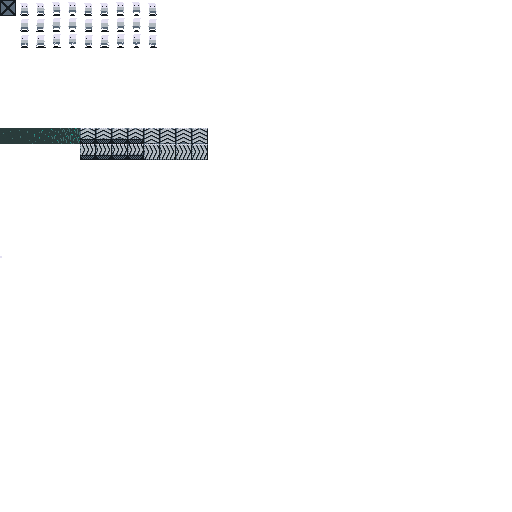
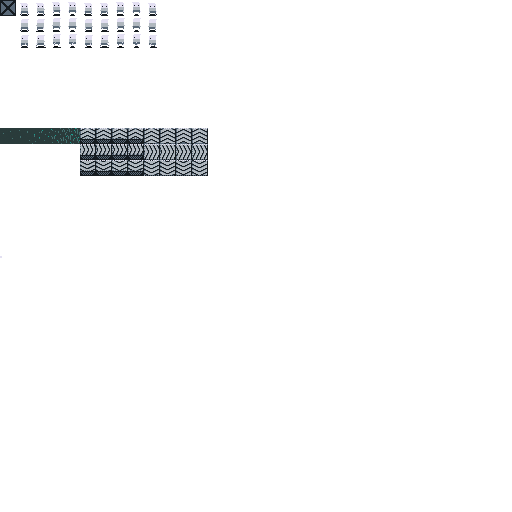
Comparing the layer stacks of the two w=512, h=512 images. Changes:
added layer "conveyors_s" above "conveyors_e" over [80, 160, 208, 176]
